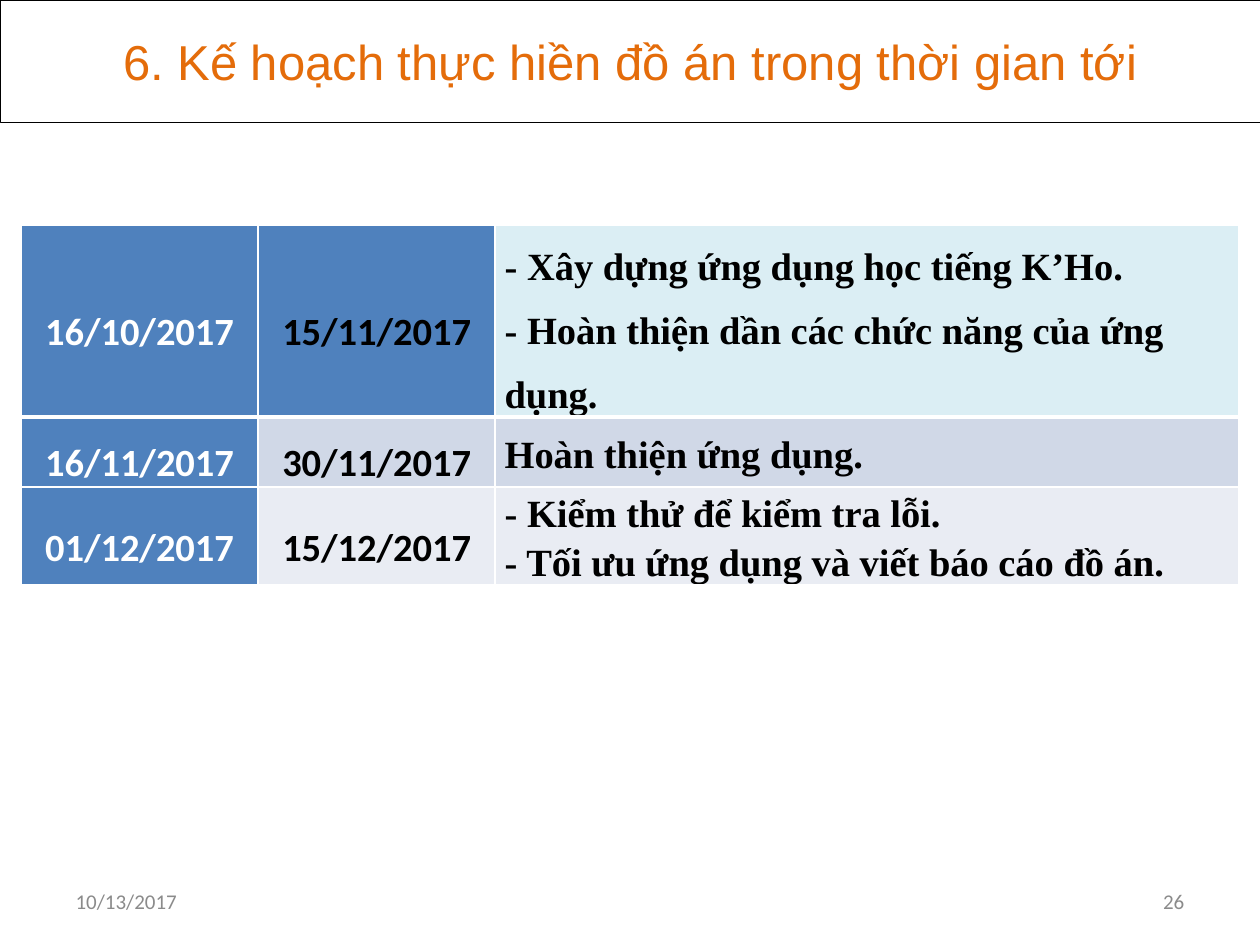
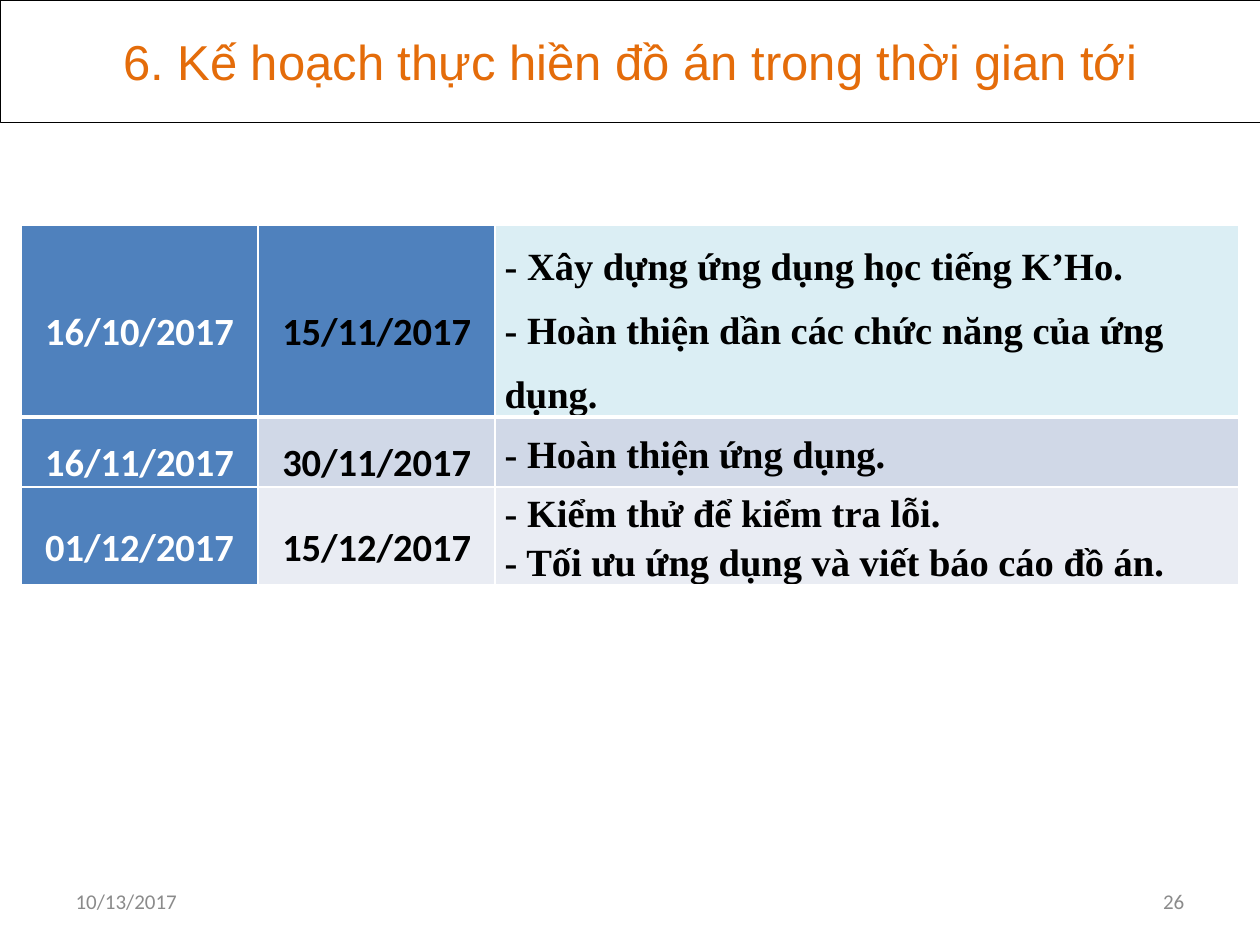
Before and after one commit to khanhvinhit/Do-An, a slide deck: slide 26 of THESIS/DACN_UD_Hoc_KHo_CTK37_BaoCao_D1.pptx. Drawn at 1260x945 pixels with LibreOffice and Linux fonts; fonts in the diff are those of the drawing. Boxes give left, top, right and bottom in pixels: in the first picture for what was removed or moved away, otherwise in the second. Text is boxed around its words. In the diff, an @@ line names an element or a change of style, - is before the commit and + after.

```diff
--- a/THESIS/DACN_UD_Hoc_KHo_CTK37_BaoCao_D1.pptx
+++ b/THESIS/DACN_UD_Hoc_KHo_CTK37_BaoCao_D1.pptx
@@ table at bbox=[21, 226, 1239, 609] @@
-row 2, column 3: Hoàn thiện ứng dụng.
+row 2, column 3: - Hoàn thiện ứng dụng.
```
Also in this commit, not shown: 2 other slides changed, 2 other files.
